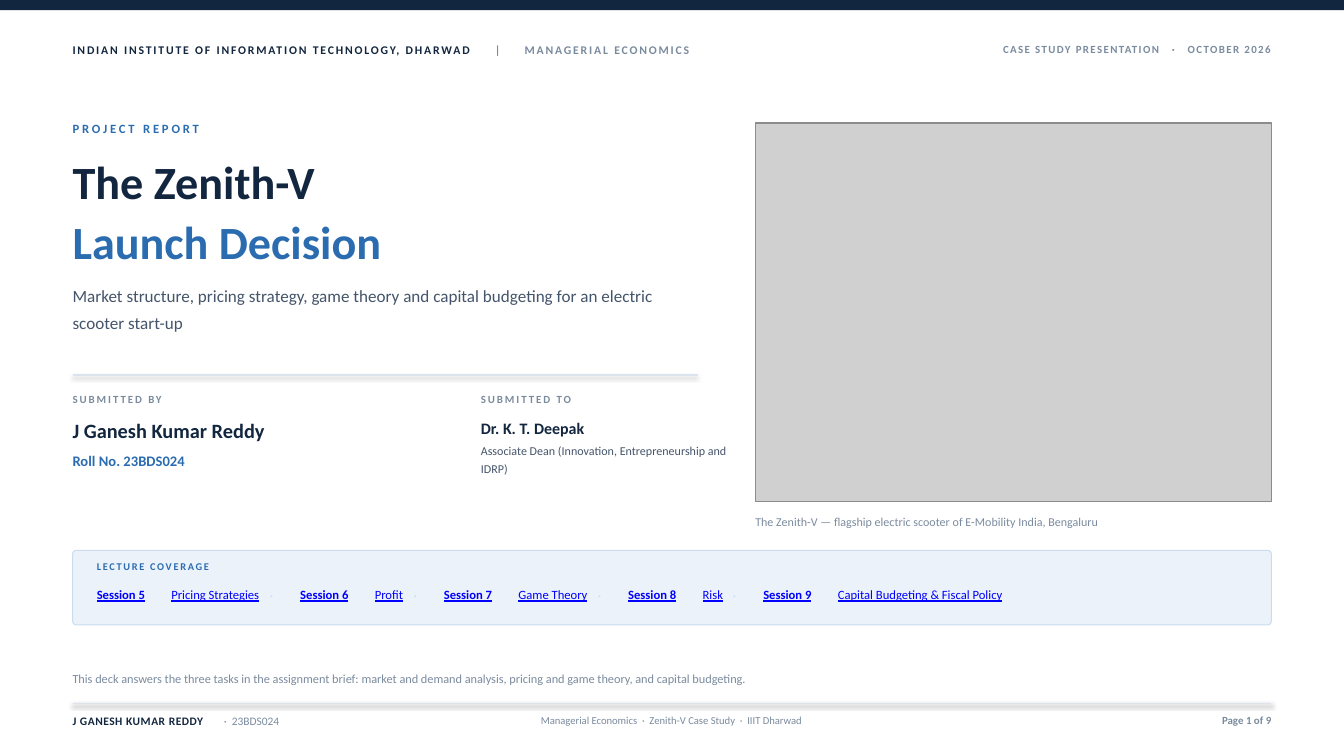
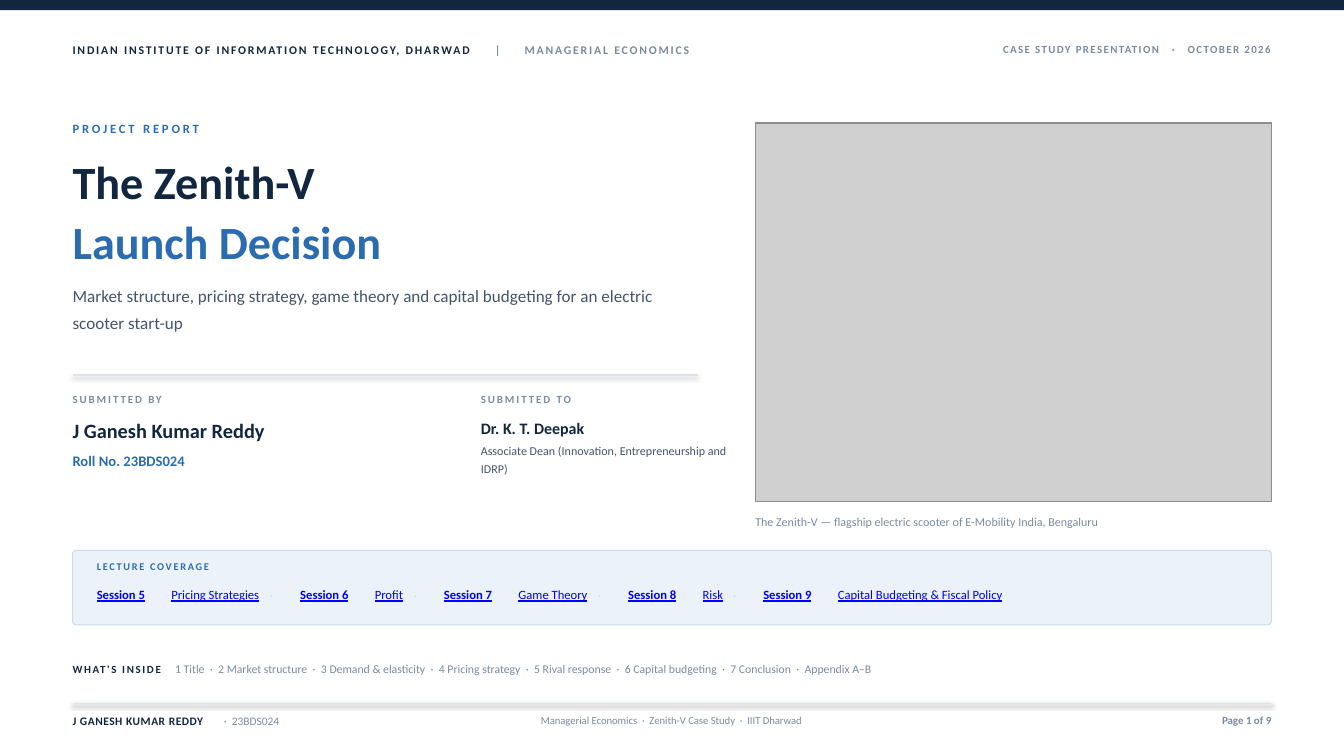
Before and after one commit to manworks247/bestwork, a slide deck: slide 1 of Zenith-V_Launch_Decision_JGaneshKumarReddy_23BDS024.pptx. Drawn at 1344x756 pixels with LibreOffice and Linux fonts; fonts in the diff are those of the drawing; grey boxes stand for pictures. Boxes give left, top, right and bottom in pixels: in the first picture for what was removed or moved away, otherwise in the second. Text is boxed around its words. In the diff, an @@ line names an element or a change of style, - is before the commit and + after.

Commit message:
Student-ready polish: brief slide titles, link tooltips, image alt text, chart label fix

```diff
--- a/Zenith-V_Launch_Decision_JGaneshKumarReddy_23BDS024.pptx
+++ b/Zenith-V_Launch_Decision_JGaneshKumarReddy_23BDS024.pptx
@@ text at [111,665,871,675]: text changed; size 8.8 to 8.4 pt @@
-This deck answers the three tasks in the assignment brief: market and demand analysis, pricing and game theory, and capital budgeting.
+WHAT'S INSIDE 1 Title · 2 Market structure · 3 Demand & elasticity · 4 Pricing strategy · 5 Rival response · 6 Capital budgeting · 7 Conclusion · Appendix A–B
```
Also in this commit, not shown: 6 other slides changed, 6 other files.
